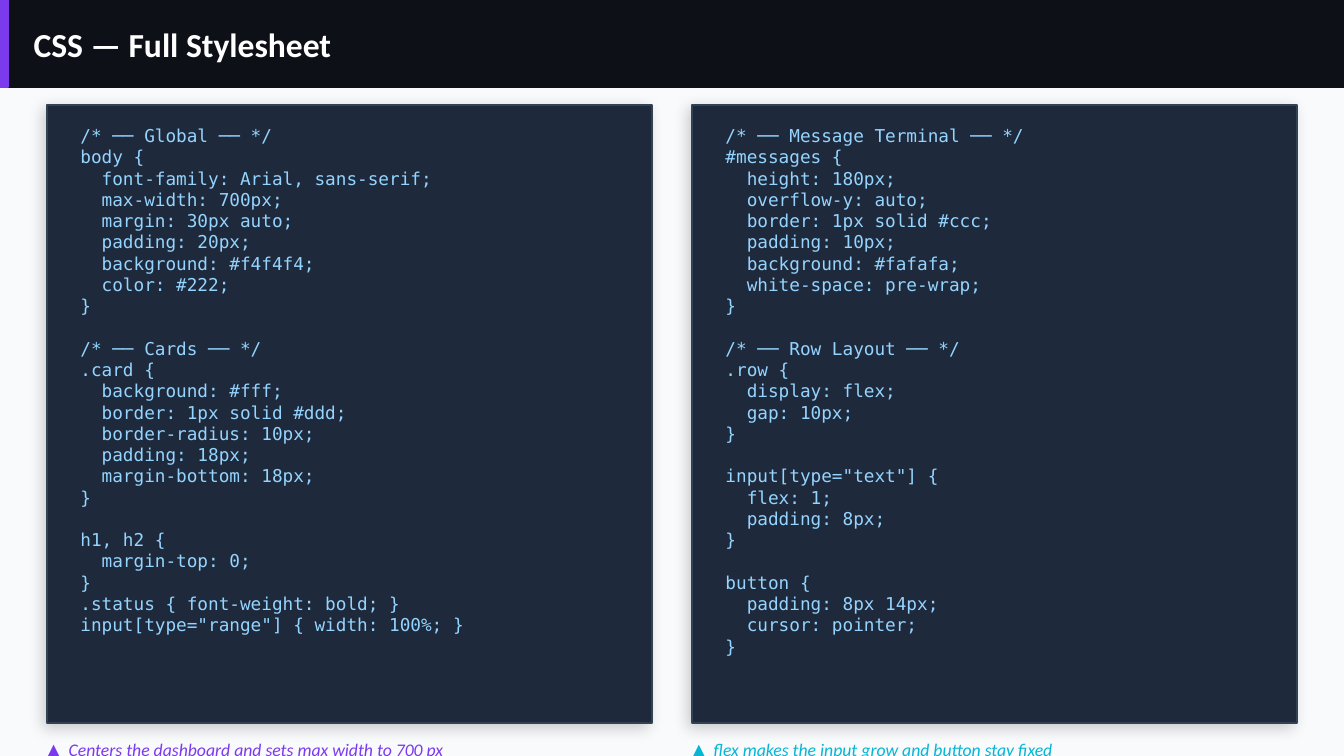
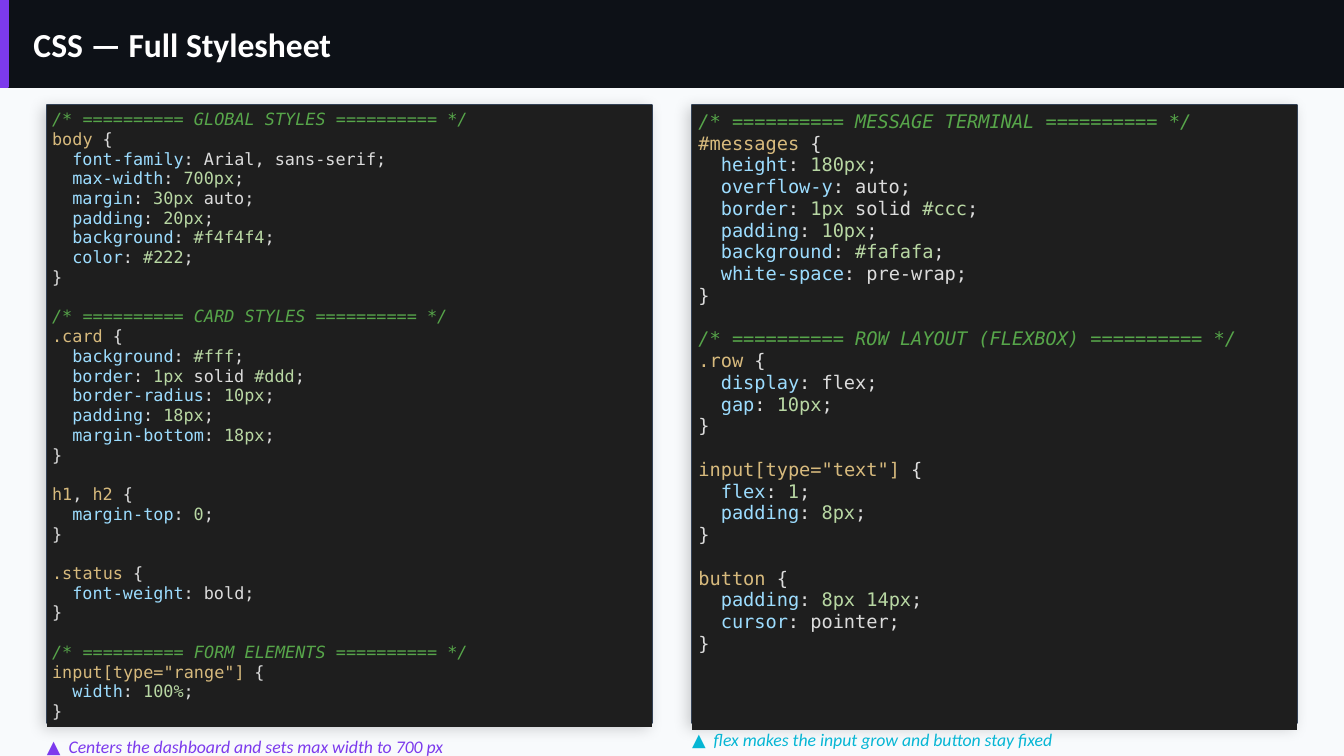
Before and after one commit to Sivi2706/Arduino-Database_Participants, a slide deck: slide 8 of Slides/V2_ESP32_Firebase_Workshop.pptx. Drawn at 1344x756 pixels with LibreOffice and Linux fonts; fonts in the diff are those of the drawing; background and template pictures are left out. Boxes give left, top, right and bottom in pixels: in the first picture for what was removed or moved away, otherwise in the second. Text is boxed around its words. In the diff, an @@ line names an element or a change of style, - is before the commit and + after.

```diff
--- a/Slides/V2_ESP32_Firebase_Workshop.pptx
+++ b/Slides/V2_ESP32_Firebase_Workshop.pptx
@@ table added at <box>47,105,652,741</box>, 1 rows, 1 columns @@
+/* ========== GLOBAL STYLES ========== */ body { font-family: Arial, sans-serif; max-width: 700px; margin: 30px auto; padding: 20px; background: #f4f4f4; color: #222; } /* ========== CARD STYLES ========== */ .card { background: #fff; border: 1px solid #ddd; border-radius: 10px; padding: 18px; margin-bottom: 18px; } h1, h2 { margin-top: 0; } .status { font-weight: bold; } /* ========== FORM ELEMENTS ========== */ input[type="range"] { width: 100%; }
@@ table added at <box>692,105,1297,737</box>, 1 rows, 1 columns @@
+/* ========== MESSAGE TERMINAL ========== */ #messages { height: 180px; overflow-y: auto; border: 1px solid #ccc; padding: 10px; background: #fafafa; white-space: pre-wrap; } /* ========== ROW LAYOUT (FLEXBOX) ========== */ .row { display: flex; gap: 10px; } input[type="text"] { flex: 1; padding: 8px; } button { padding: 8px 14px; cursor: pointer; }
@@ text removed at <box>80,128,442,635</box> @@
-/* ── Global ── */
-body {
-font-family: Arial, sans-serif;
-max-width: 700px;
-margin: 30px auto;
-padding: 20px;
-background: #f4f4f4;
-color: #222;
-}
-/* ── Cards ── */
-.card {
-background: #fff;
-border: 1px solid #ddd;
-border-radius: 10px;
-padding: 18px;
-margin-bottom: 18px;
-}
-h1, h2 {
-margin-top: 0;
-}
-.status { font-weight: bold; }
-input[type="range"] { width: 100%; }
@@ text removed at <box>725,128,991,635</box> @@
-/* ── Message Terminal ── */
-#messages {
-height: 180px;
-overflow-y: auto;
-border: 1px solid #ccc;
-padding: 10px;
-background: #fafafa;
-white-space: pre-wrap;
-}
-/* ── Row Layout ── */
-.row {
-display: flex;
-gap: 10px;
-}
-input[type="text"] {
-flex: 1;
-padding: 8px;
-}
-button {
-padding: 8px 14px;
-cursor: pointer;
-}
@@ text "▲ Centers the dashboard and ..." rewrapped from <box>315,617,379,632</box> to <box>69,740,443,756</box> @@
@@ text "▲ flex makes the input ..." rewrapped from <box>725,575,789,590</box> to <box>714,733,1052,749</box> @@
```
Also in this commit, not shown: 7 other slides changed, 3 other files.
